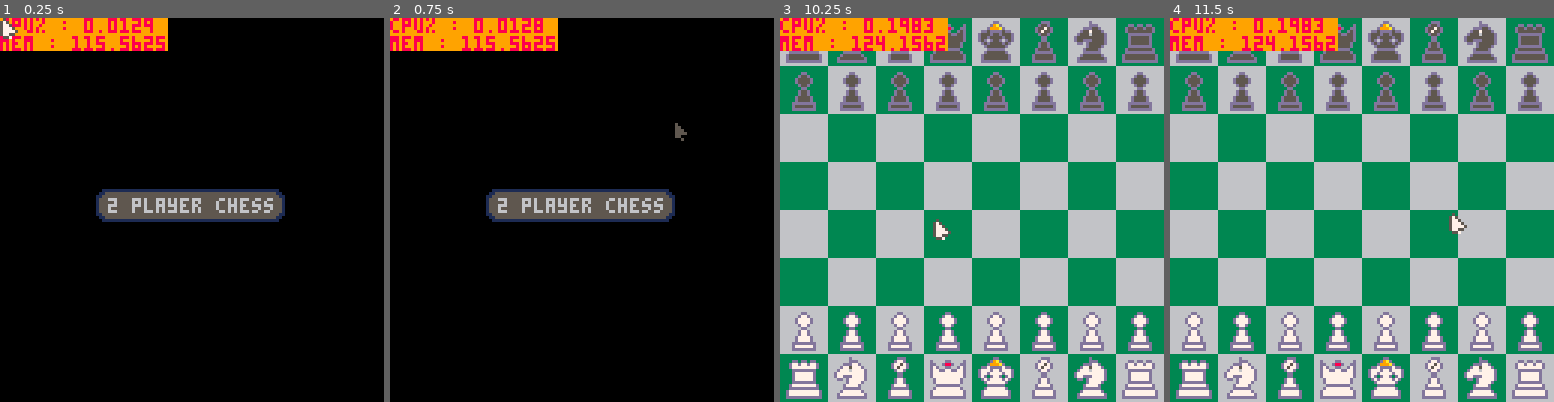
Above: before the commit, frames 1-4 (left to right).
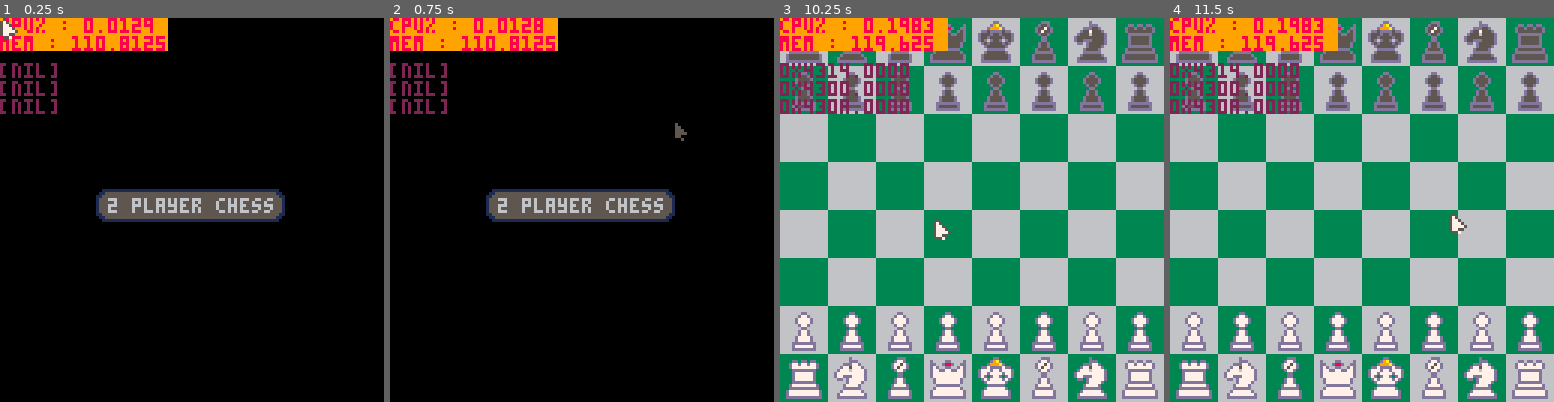
Above: after the commit, the same moments.

Repository: MounifAlzougbi/GameRepo
Game: PICO-8 cartridge current/chess.p8
Same seed, same stepped clock (60 frames per second), same inputs: the game is played once before the commit and once after it.
Inputs (mouse positions are in pixels of both pictures, inside the frame that each line leads up to):
- Up to frame 1 (0.25 s): no input
- Up to frame 2 (0.75 s): click (670, 121) at 0.67 s
- Up to frame 3 (10.25 s): click (826, 267) at 1.22 s; click (887, 114) at 1.77 s; click (952, 259) at 2.32 s; click (1014, 106) at 2.87 s; click (1075, 256) at 3.42 s; click (841, 102) at 3.97 s; click (902, 248) at 4.52 s; click (964, 94) at 5.07 s; click (1029, 244) at 5.62 s; click (1091, 90) at 6.17 s; click (856, 236) at 6.72 s; click (918, 83) at 7.27 s; click (979, 229) at 7.82 s; click (1044, 79) at 8.37 s; click (1106, 225) at 8.92 s; click (868, 71) at 9.47 s; click (933, 217) at 10.02 s
- Up to frame 4 (11.5 s): click (1385, 64) at 10.57 s; click (1450, 213) at 11.12 s

The runs differ from the first frame. In frame 1, 0.8% of the frame differs, in the area x 0-37%, y 4-25%; in frame 2, 0.8%; in frame 3, 2.2%, in the area x 0-43%, y 4-25%; in frame 4, 2.2%.

Commit message:
Revert "bot 'helper' funcs"
This reverts commit a8dc6a0fad2ded07f7a0d4b5f51a44dce4b19618.

Diff:
--- a/current/chess.p8
+++ b/current/chess.p8
@@ -5,9 +5,9 @@
 #include mouse&sys.lua
 #include chess_logic.lua
 #include transpositionTable.lua
-#include chessBotTools.lua
 
 -- game loop
+
 
 debug={
 	inits=true,
@@ -60,21 +60,21 @@
 		})
 
 
-		-- t1=insert_collision(s.tbl[1])
-		-- t2=insert_collision(s.tbl[2])
-		-- t3=insert_collision(s.tbl[3])
-
-		-- delete(s.tbl[2].z_hash)
-
-		-- -- t1=insert(s.tbl[1])
-		-- -- t2=insert(s.tbl[2])
-		-- -- t3=insert(s.tbl[3])
-
-
-
-		-- tr1=read(s.tbl[1].z_hash)
-		-- tr2=read(s.tbl[2].z_hash)
-		-- tr3=read(s.tbl[3].z_hash)
+		t1=insert_collision(s.tbl[1])
+		t2=insert_collision(s.tbl[2])
+		t3=insert_collision(s.tbl[3])
+
+		delete(s.tbl[2].z_hash)
+
+		-- t1=insert(s.tbl[1])
+		-- t2=insert(s.tbl[2])
+		-- t3=insert(s.tbl[3])
+
+
+
+		tr1=read(s.tbl[1].z_hash)
+		tr2=read(s.tbl[2].z_hash)
+		tr3=read(s.tbl[3].z_hash)
 
 		s.inits=false
 		end
@@ -86,9 +86,9 @@
 			print('cpu% : '..stat(1),0,0,8)
 			print('mem : '..stat(0),0,6,8)
 		end
-		-- print(tostr(t1,true),0,15,2)
-		-- print(tostr(t2,true),0,21,2)
-		-- print(tostr(t3,true),0,27,2)
+		print(tostr(t1,true),0,15,2)
+		print(tostr(t2,true),0,21,2)
+		print(tostr(t3,true),0,27,2)
 
 		-- print(tostr(addr,true),0,33,2)
 	end
--- a/current/chessBotTools.lua
+++ /dev/null
@@ -1,72 +0,0 @@
-
-
-possibleMoves={
-
-}
-
-function posToInt(x,y)
-	if x>8 or y>8 or y<0
-	or x<0 then return false end
-	return x+y*8
-end
-
--- 'steps' possible peice moves by delta x,y - rets tbl of {from,to}
-function peiceStep(x,y,dx,dy,i,tbl)
-	local sx=x+dx
-	local sy=y+dy
-	local val=bb:what_i(sx,sy)
-
-	if val!=nil then i=8 end
-
-
-	if val==nil and sx>-1 and sx<8
-	and sy>-1 and sy<9 and i<8 then
-		add(tbl,{posToInt(x,y),posToInt(sx,sy)})
-		p_step(sx,sy,dx,dy,i+1,tbl)
-	end
-end
-
--- returns possible moves for eatch peice in color, rets moves as {from,to}
-function botPossibleMoves(color)
-	local moves={}
-
-	for i=1,#p do
-
-		if p[i].rank=='pawn'
-		and p[i].c==color then
---	pawn 2 start jump
-			if p[i].init then
-				local y2=bb:what_i(p[i].x,p[i].y+(2*p[i].c))
-				if y2==nil then
-					add(moves,{posToInt(p[i].x,p[i].y),posToInt(p[i].x,p[i].y+(2*p[i].c))})
-				end
-			end
---	pawn one forward
-			local y1=bb:what_i(p[i].x,p[i].y+p[i].c)
-
-			if y1==nil then
-				add(moves,{posToInt(p[i].x,p[i].y),posToInt(p[i].x,p[i].y+p[i].c)})
-			end
-
-		elseif p[i].rank=='knite'
-		and p[i].c==color then
-
-		elseif p[i].rank=='rook'
-		and p[i].c==color then
-			peiceStep(p[i].x,p[i].y,1,0,0,moves)
-			peiceStep(p[i].x,p[i].y,-1,0,0,moves)
-			peiceStep(p[i].x,p[i].y,0,1,0,moves)
-			peiceStep(p[i].x,p[i].y,0,-1,0,moves)
-		elseif p[i].rank=='bish'
-		and p[i].c==color then
-
-		elseif p[i].rank=='queen'
-		and p[i].c==color then
-
-		elseif p[i].rank=='king'
-		and p[i].c==color then
-
-		end
-	end
-	return moves
-end
--- a/current/chess_logic.lua
+++ b/current/chess_logic.lua
@@ -12,9 +12,9 @@
 	local sy=y+dy
 	local val=peekbb(sx,sy)
 	if val!=1 and sx>-1 and sx<8
-	and sy>-1 and sy<9 and i<14 then
+	and sy>-1 and sy<9 and i<8 then
 		pokebb(sx,sy,3)
-		if val==2 then i=14
+		if val==2 then i=8
 		else
 			p_step(sx,sy,dx,dy,i+1)
 		end
@@ -299,8 +299,7 @@
 			for i=1,#p do
 				if p[i].x==x
 				and p[i].y==y then
-				return i end end
-			return nil
+				return	i end end
 		end,
 
 -- returns state of x,y
@@ -412,7 +411,6 @@
 	add_p('rook',7,ryl_y,clr,p_draw[c].rook)
 
 end
-
 p_pos=false
 
 -- @update board
--- a/current/transpositionTable.lua
+++ b/current/transpositionTable.lua
@@ -176,12 +176,14 @@
 		return true
 	end
 
+	local last=addr
 	local count=0
 	while peek4(addr)!=key
 	and addr<0x5600
 	and addr!=0
 	and count<200 do
 		count+=1
+		last=addr
 		addr=peek2(addr+8)
 	end
 
Not shown, removed: current/chessBotTools
